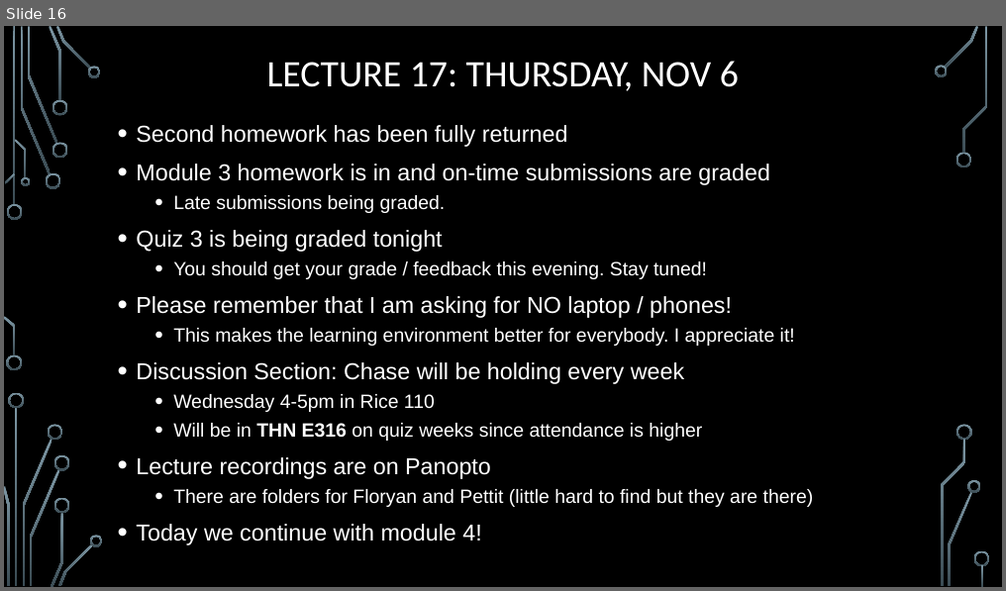
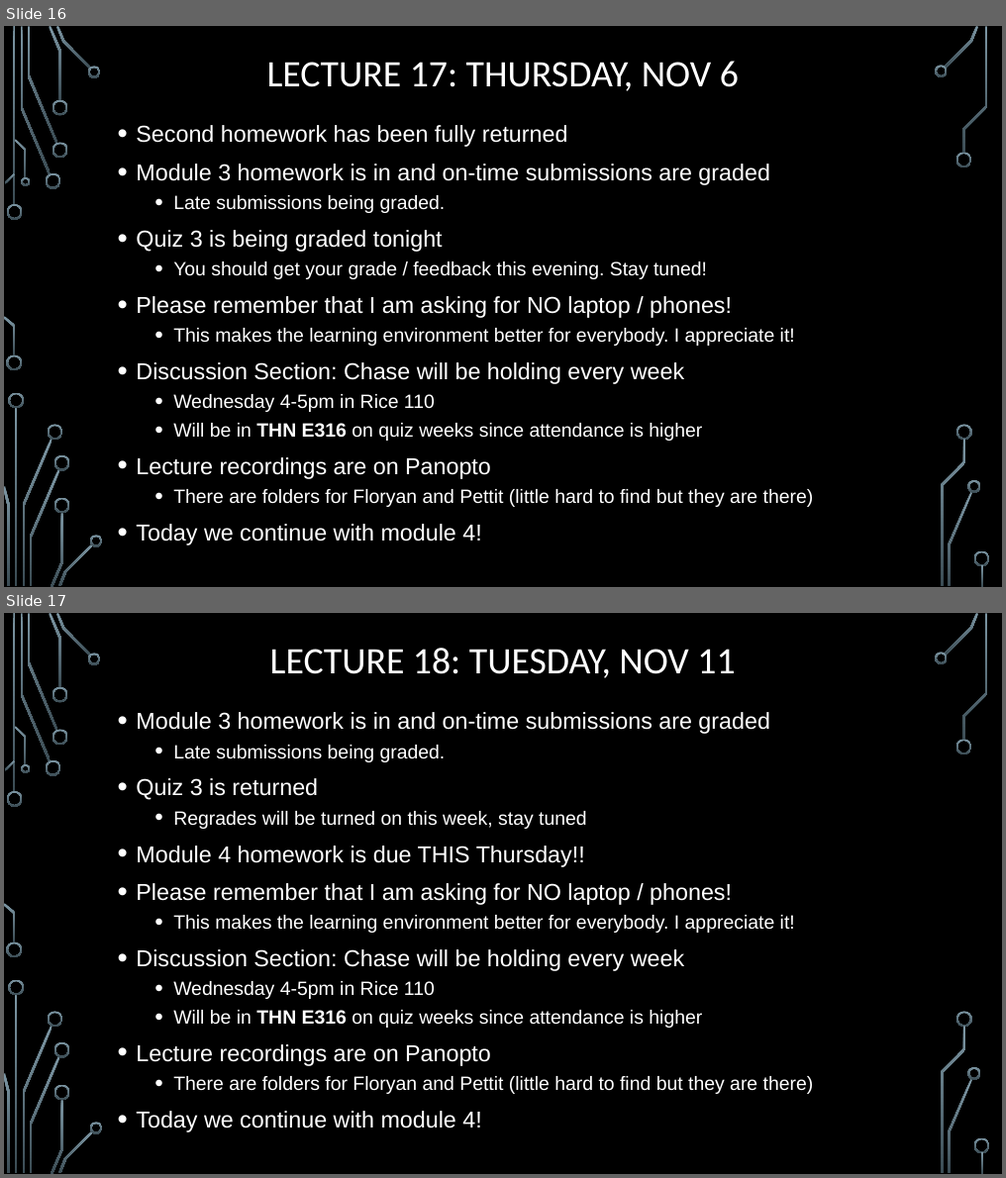
Before and after one commit to markfloryan/dmt2, a slide deck: slides/00-DailyAnnouncements.pptx. Shown one above the other, each under a label of ours: slide 16 before the commit, slides 16 and 17 after it. The pictures are 1006x591 and 1006x1178 pixels, drawn with LibreOffice and Linux fonts; fonts in the diff are those of the drawing; background and template pictures are left out. Boxes give left, top, right and bottom in pixels: in the first picture for what was removed or moved away, otherwise in the second. Text is boxed around its words. In the diff, an @@ line names an element or a change of style, - is before the commit and + after.

```diff
--- a/slides/00-DailyAnnouncements.pptx
+++ b/slides/00-DailyAnnouncements.pptx
@@ slide 17 added at <box>4,613,1002,1174</box>, background picture (left out); not listed: 36 template elements that a slide beside it also shows @@
@@ title added at <box>270,648,735,678</box>, 36 pt, text #FFFFFF @@
+LECTURE 18: TUESDAY, NOV 11
@@ text added at <box>136,712,814,1133</box>, 18.5 pt, text #FFFFFF @@
+• Module 3 homework is in and on-time submissions are graded
+  • Late submissions being graded.
+• Quiz 3 is returned
+  • Regrades will be turned on this week, stay tuned
+• Module 4 homework is due THIS Thursday!!
+• Please remember that I am asking for NO laptop / phones!
+  • This makes the learning environment better for everybody. I appreciate it!
+• Discussion Section: Chase will be holding every week
+  • Wednesday 4-5pm in Rice 110
+  • Will be in THN E316 on quiz weeks since attendance is higher
+• Lecture recordings are on Panopto
+  • There are folders for Floryan and Pettit (little hard to find but they are there)
+• Today we continue with module 4!
```
Also in this commit, not shown: 1 slide changed, 3 other files.
